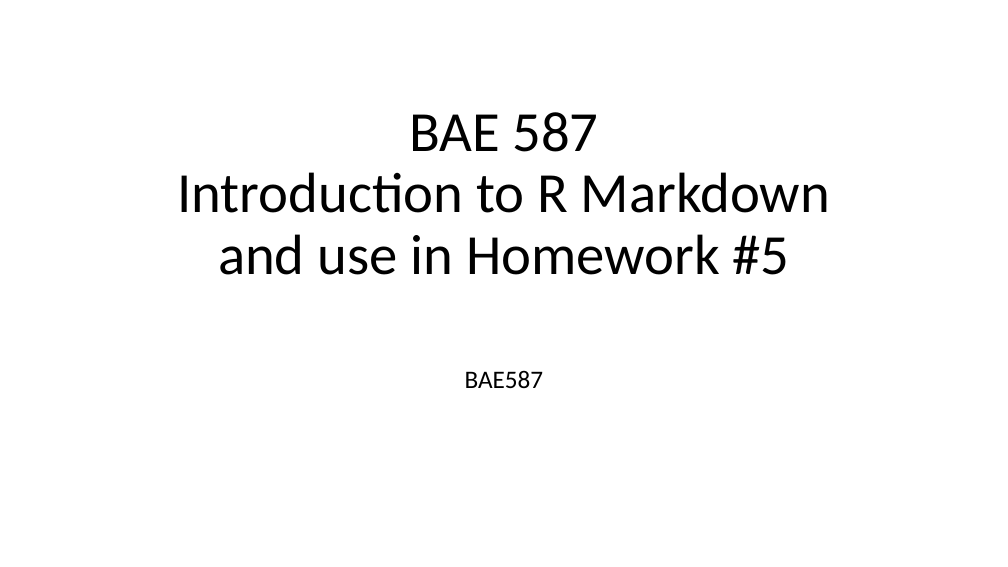
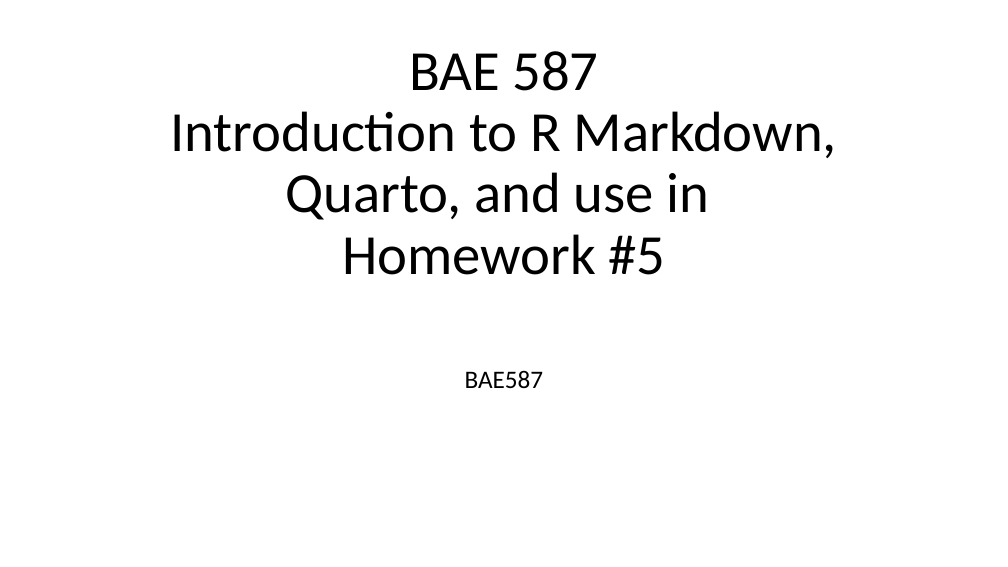
Before and after one commit to francoisbirgand/QClab587, a slide deck: slide 1 of BAE587-QCHmk5-usingR.pptx. Drawn at 1008x567 pixels with LibreOffice and Linux fonts; fonts in the diff are those of the drawing. Boxes give left, top, right and bottom in pixels: in the first picture for what was removed or moved away, otherwise in the second. Text is boxed around its words. In the diff, an @@ line names an element or a change of style, - is before the commit and + after.

```diff
--- a/BAE587-QCHmk5-usingR.pptx
+++ b/BAE587-QCHmk5-usingR.pptx
@@ title at bbox=[170, 51, 837, 275]: text changed @@
-BAE 587
-Introduction to R Markdown and use in Homework #5
+BAE 587
+Introduction to R Markdown, Quarto, and use in
+Homework #5
```
Also in this commit, not shown: 6 other slides changed, 3 slides added, 4 slides removed, 3 other files.
